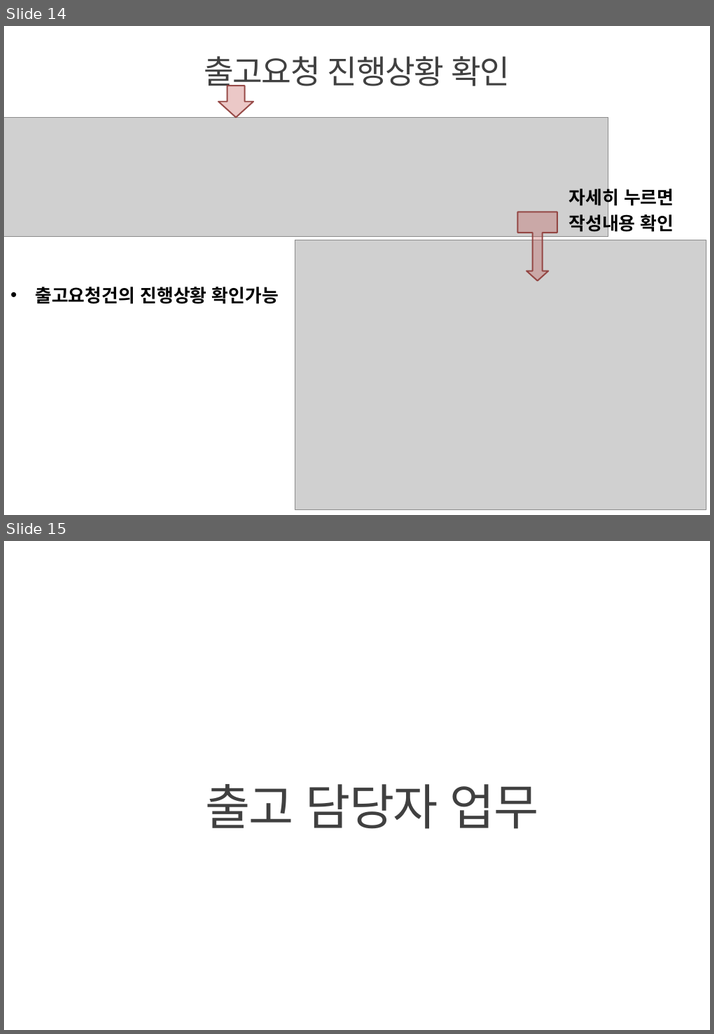
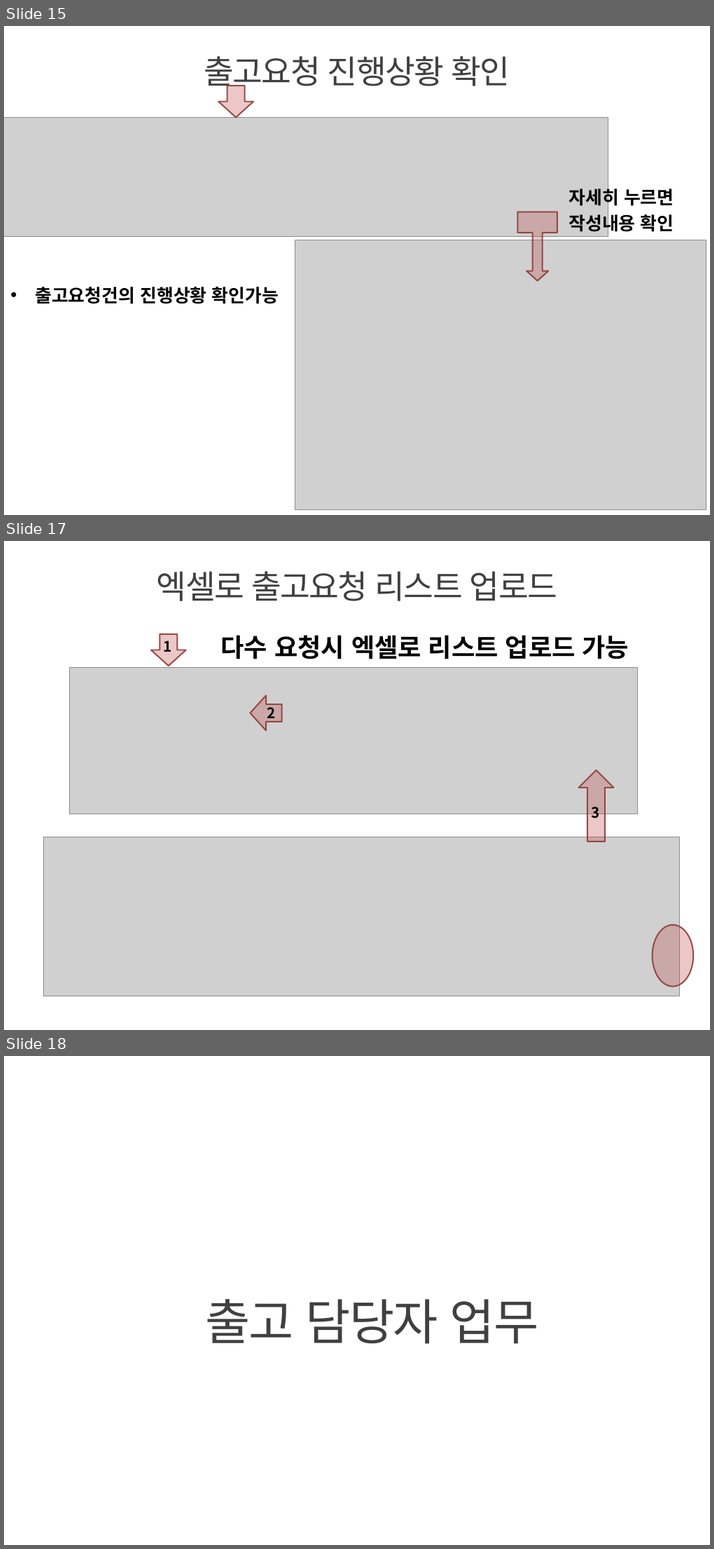
Before and after one commit to jaeyong1/stockmgmt, a slide deck: src/main/webapp/resources/doc/innoparts_user_guide.pptx. Shown one above the other, each under a label of ours: slides 14 and 15 before the commit, slides 15, 17 and 18 after it; the slides between them are not shown. The pictures are 714x1034 and 714x1549 pixels, drawn with LibreOffice and Linux fonts; fonts in the diff are those of the drawing; grey boxes stand for pictures; background and template pictures are left out. Boxes give left, top, right and bottom in pixels: in the first picture for what was removed or moved away, otherwise in the second. Text is boxed around its words. In the diff, an @@ line names an element or a change of style, - is before the commit and + after.

```diff
--- a/src/main/webapp/resources/doc/innoparts_user_guide.pptx
+++ b/src/main/webapp/resources/doc/innoparts_user_guide.pptx
@@ slide 17 added at (x1=4, y1=541, x2=710, y2=1030), background picture (left out) @@
@@ title added at (x1=157, y1=571, x2=557, y2=601), 36 pt, text #404040 @@
+엑셀로 출고요청 리스트 업로드
@@ down arrow added at (x1=151, y1=634, x2=187, y2=666), fill #C0504D at 31% opacity, outline #8E3B39 1.54 pt @@
@@ text added at (x1=163, y1=640, x2=171, y2=652), 16 pt, text #000000, bold @@
+1
@@ text added at (x1=221, y1=635, x2=629, y2=659), 28 pt, text #000000, bold @@
+다수 요청시 엑셀로 리스트 업로드 가능
@@ picture added at (x1=70, y1=668, x2=638, y2=814) @@
@@ down arrow added at (x1=250, y1=695, x2=282, y2=730), fill #C0504D at 31% opacity, outline #8E3B39 1.54 pt @@
@@ text added at (x1=266, y1=703, x2=275, y2=722), 16 pt, text #000000, bold @@
+2
@@ down arrow added at (x1=579, y1=770, x2=614, y2=841), fill #C0504D at 31% opacity, outline #8E3B39 1.54 pt @@
@@ text added at (x1=591, y1=806, x2=600, y2=817), 16 pt, text #000000, bold @@
+3
@@ picture added at (x1=44, y1=837, x2=679, y2=996) @@
@@ ellipse added at (x1=652, y1=925, x2=694, y2=986), fill #C0504D at 31% opacity, outline #8E3B39 1.54 pt @@
@@ what was slide 14 is now slide 15 @@
@@ what was slide 15 is now slide 18 @@
```
Also in this commit, not shown: 3 slides changed, 4 other slides added, 2 other files.
